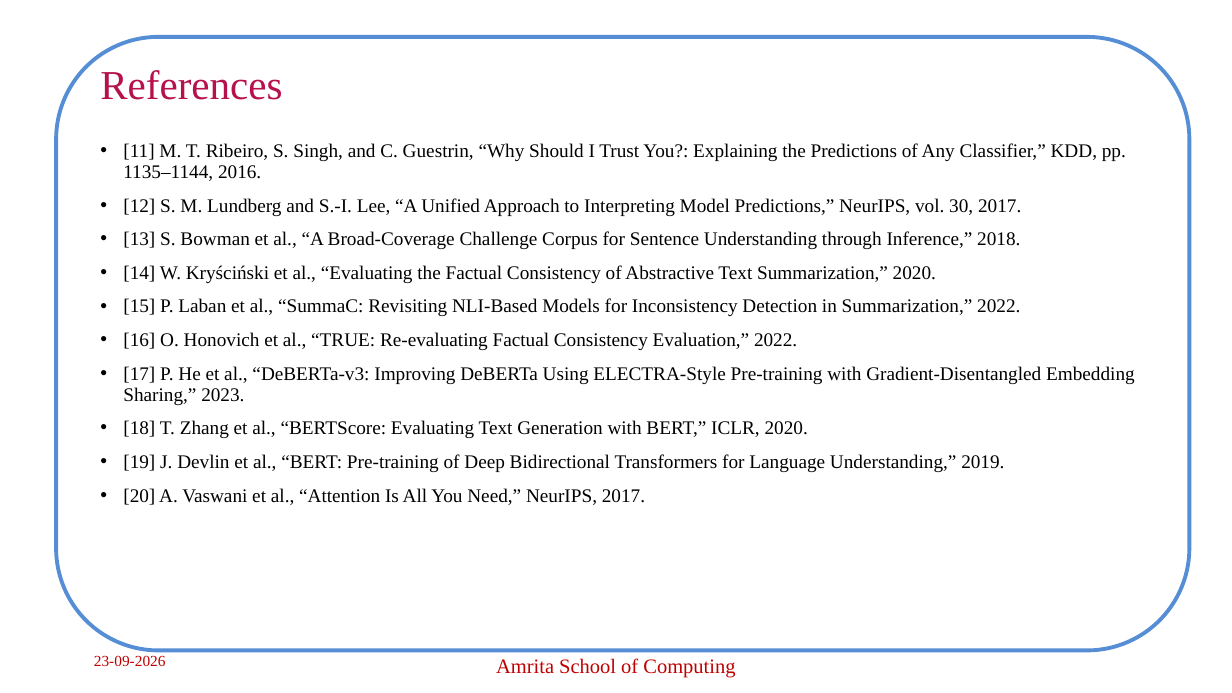
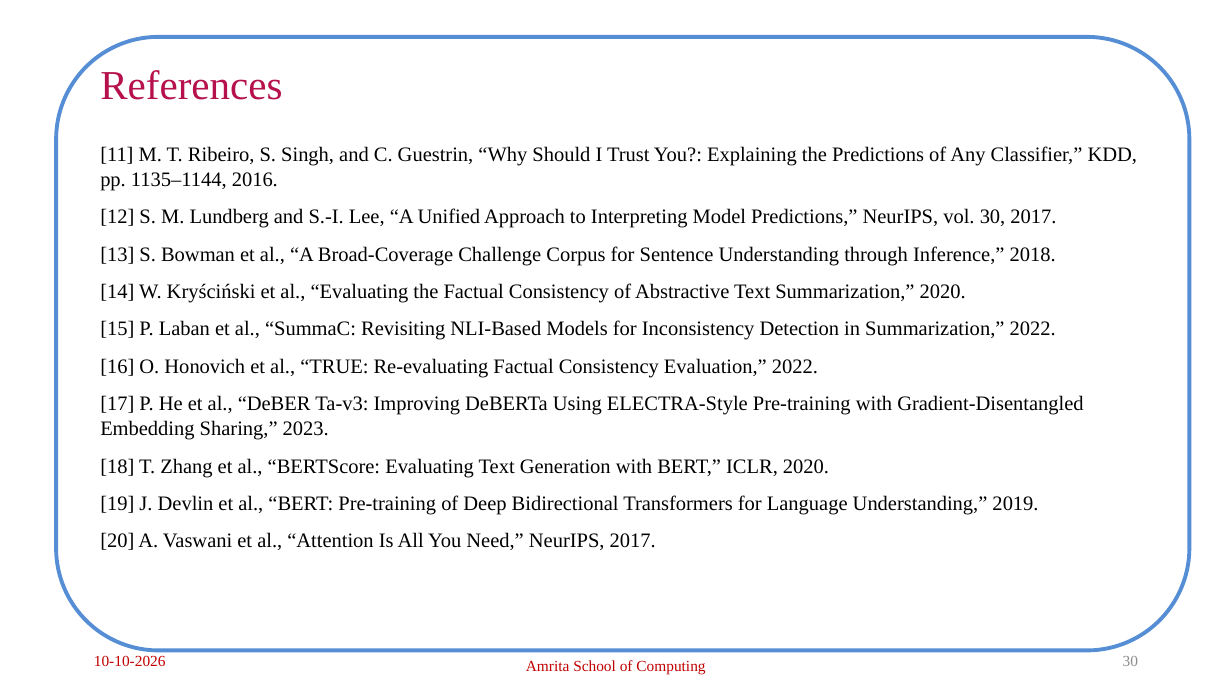
Before and after one commit to archabiju/hallucination-control-rag, a slide deck: slide 30 of presentations/Panel_Review2_CB.SC.P2CSE25001.pptx (slide 16 before the commit). Drawn at 1232x693 pixels with LibreOffice and Linux fonts; fonts in the diff are those of the drawing; background and template pictures are left out. Boxes give left, top, right and bottom in pixels: in the first picture for what was removed or moved away, otherwise in the second. Text is boxed around its words. In the diff, an @@ line names an element or a change of style, - is before the commit and + after.

```diff
--- a/presentations/Panel_Review2_CB.SC.P2CSE25001.pptx
+++ b/presentations/Panel_Review2_CB.SC.P2CSE25001.pptx
@@ text at [100,146,1137,550]: size 15 to 16 pt in "[11] M. T. Ribeiro, S. Singh, and ...", "[12] S. M. Lundberg and S.-I. Lee, ...", "[13] S. Bowman et al., “A Broad-Coverage ...", "[14] W. Kryściński et al., “Evaluating the ..." and 5 more places; bullet • to none; line spacing 0.9 to 1 @@
@@ text at [100,395,1083,440]: text changed; size 15 to 16 pt @@
-• [17] P. He et al., “DeBERTa-v3: Improving DeBERTa Using ELECTRA-Style Pre-training with Gradient-Disentangled Embedding Sharing,” 2023.
+[17] P. He et al., “DeBER Ta-v3: Improving DeBERTa Using ELECTRA-Style Pre-training with Gradient-Disentangled Embedding Sharing,” 2023.
@@ text at [94,655,166,666]: text changed @@
-23-09-2026
+10-10-2026
@@ text "Amrita School of Computing" at [526,660,705,674]: size 16 to 12 pt @@
@@ page number added at [1123,656,1138,666], 12 pt, text #8C8C8C @@
+30
```
Also in this commit, not shown: 14 other slides changed, 17 slides added, 2 slides removed, 52 other files.
